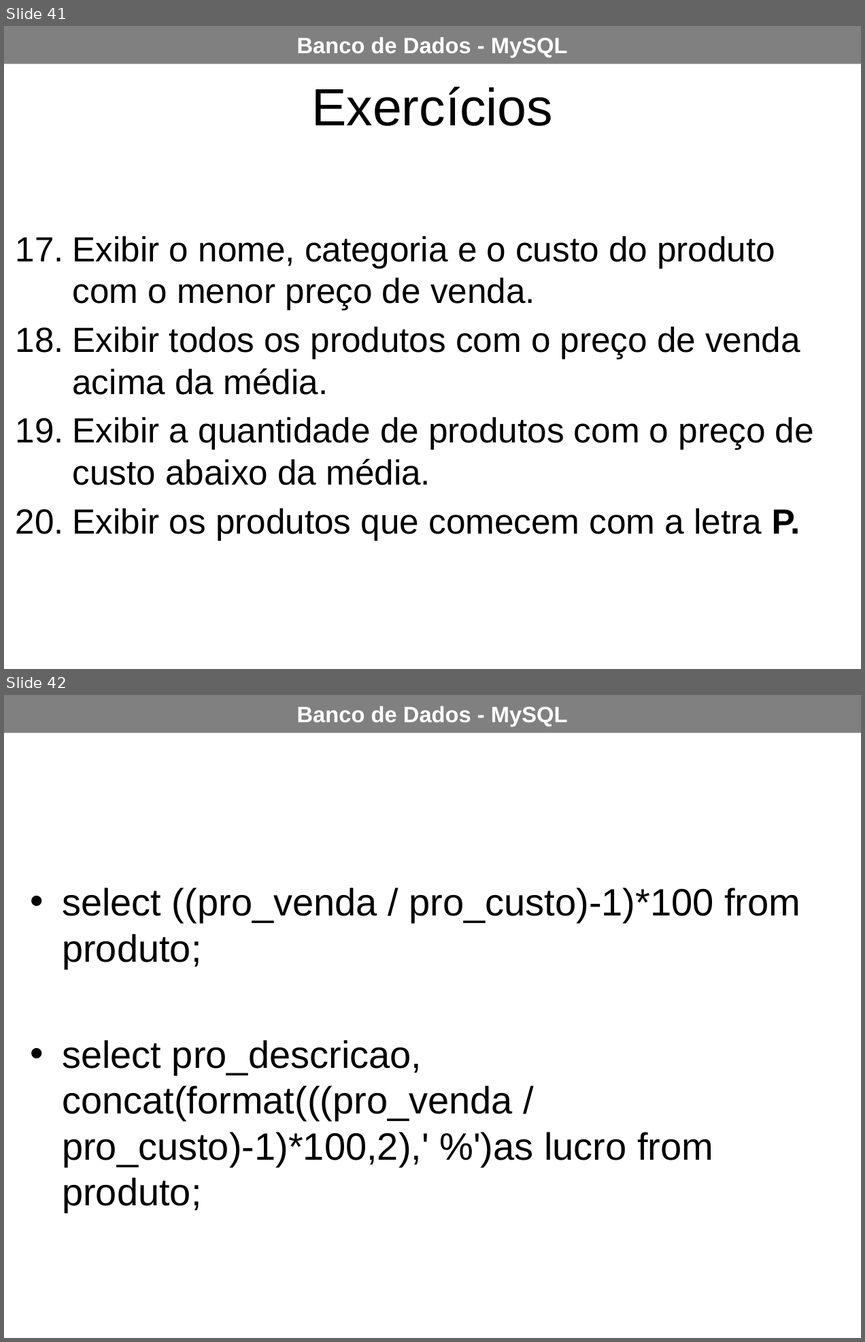
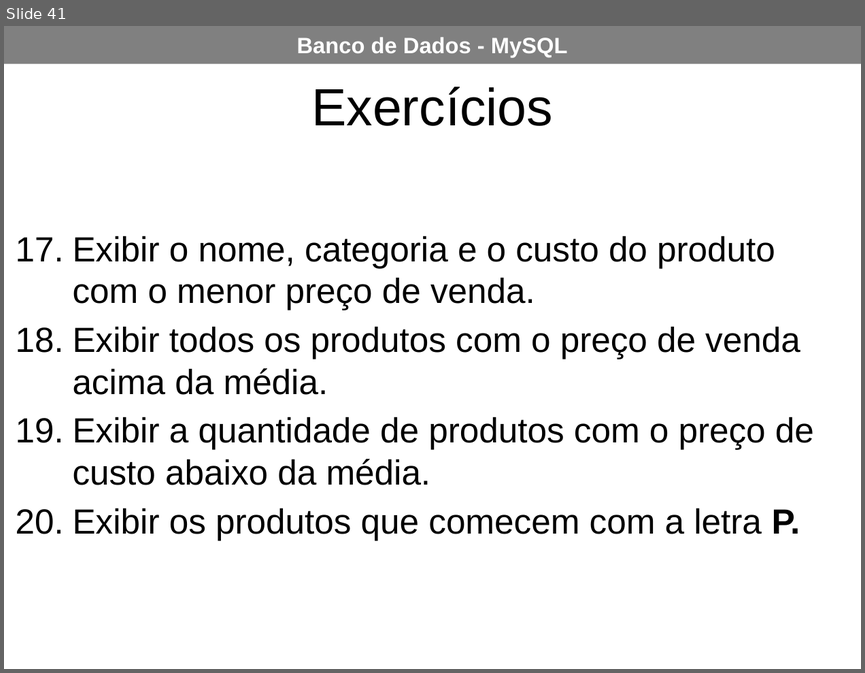
Before and after one commit to AlessandroEtec/2_ETIM_TLBDII, a slide deck: Sistema de Vendas MySQL.pptx. Shown one above the other, each under a label of ours: slides 41 and 42 before the commit, slide 41 after it. The pictures are 865x1342 and 865x673 pixels, drawn with LibreOffice and Linux fonts; fonts in the diff are those of the drawing. Boxes give left, top, right and bottom in pixels: in the first picture for what was removed or moved away, otherwise in the second. Text is boxed around its words. In the diff, an @@ line names an element or a change of style, - is before the commit and + after.

```diff
--- a/Sistema de Vendas MySQL.pptx
+++ b/Sistema de Vendas MySQL.pptx
@@ slide 42 removed at bbox=[4, 695, 861, 1338], background #FFFFFF; not listed: 1 template element that a slide beside it also shows @@
@@ text removed at bbox=[62, 887, 800, 1212] @@
-• select ((pro_venda / pro_custo)-1)*100 from produto;
-• select pro_descricao, concat(format(((pro_venda / pro_custo)-1)*100,2),' %')as lucro from produto;
```
Also in this commit, not shown: 1 slide added, 2 other slides removed.
